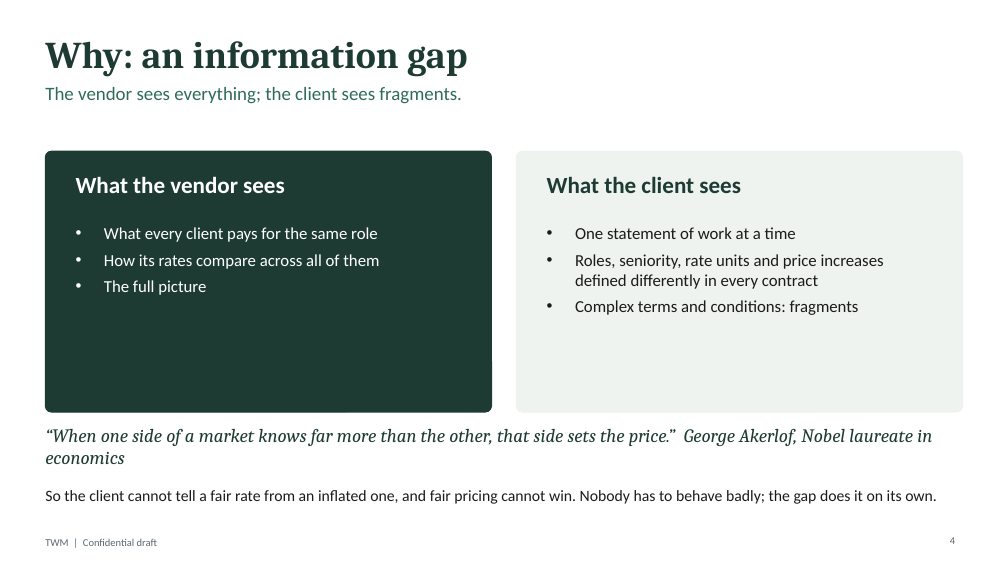
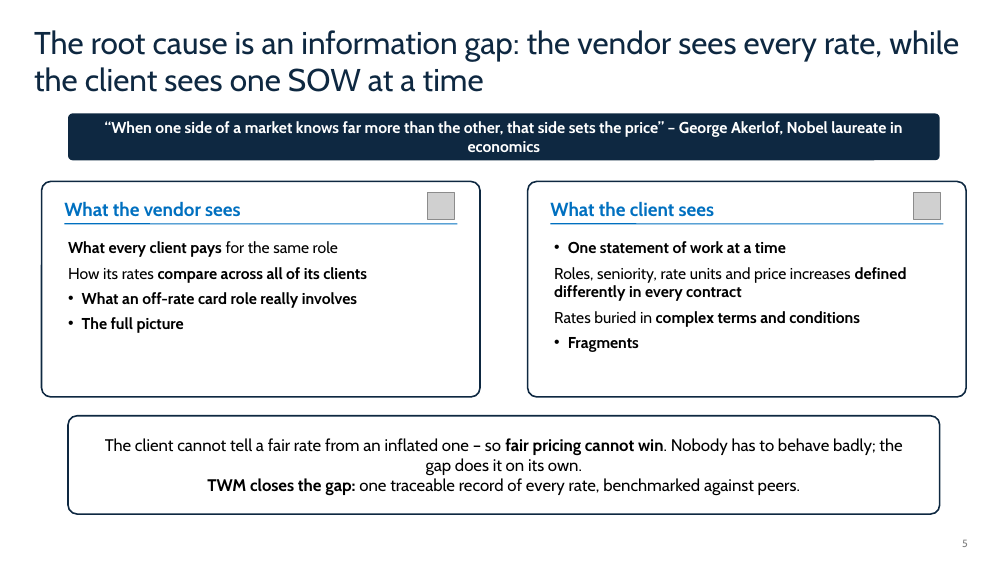
Before and after one commit to kylemac7807/twm-platform, a slide deck: slide 5 of docs/story/twm-pitch-deck.pptx (slide 4 before the commit). Drawn at 1008x567 pixels with LibreOffice and Linux fonts; fonts in the diff are those of the drawing; grey boxes stand for pictures. Boxes give left, top, right and bottom in pixels: in the first picture for what was removed or moved away, otherwise in the second. Text is boxed around its words. In the diff, an @@ line names an element or a change of style, - is before the commit and + after.

```diff
--- a/docs/story/twm-pitch-deck.pptx
+++ b/docs/story/twm-pitch-deck.pptx
@@ title "The root cause is an ..." at (34,30,959,92): vertical alignment middle to top @@
@@ title at (34,30,959,92): text changed; size 36 to 30 pt; font Cambria to Cabin; text colour #1E3B33 to #0E2841; bold off @@
-Why: an information gap
+The root cause is an information gap: the vendor sees every rate, while the client sees one SOW at a time
@@ text removed at (45,87,462,104) @@
-The vendor sees everything; the client sees fragments.
@@ rounded rectangle added at (68,113,940,160), fill #0E2841 @@
@@ text "“When one side of a ..." at (105,121,902,152): vertical alignment top to middle @@
@@ text at (105,121,902,152): text changed; size 18 to 15 pt; font Cambria to Cabin; text colour #1E3B33 to #FFFFFF; bold on; italic off @@
-“When one side of a market knows far more than the other, that side sets the price.” George Akerlof, Nobel laureate in economics
+“When one side of a market knows far more than the other, that side sets the price” – George Akerlof, Nobel laureate in economics
@@ rounded rectangle: place and size @@
-rounded rectangle at (45,151,492,412)
+rounded rectangle at (42,181,480,397)
@@ rounded rectangle at (42,181,480,397): fill #1E3B33 to none; outline #1E3B33 1 pt to #0E2841 1.5 pt; proportions changed @@
@@ text "What the vendor sees": place and size @@
-text "What the vendor sees" at (76,176,285,193)
+text "What the vendor sees" at (64,201,240,217)
@@ text "What the vendor sees" at (64,201,240,217): size 22 to 18 pt, font Calibri to Cabin, text colour #FFFFFF to #0070C0; vertical alignment top to bottom @@
@@ picture added at (427,192,454,219) @@
@@ rounded rectangle: place and size @@
-rounded rectangle at (516,151,963,412)
+rounded rectangle at (528,181,966,397)
@@ rounded rectangle at (528,181,966,397): fill #EEF3F0 to none; outline #EEF3F0 1 pt to #0E2841 1.5 pt; proportions changed @@
@@ text "What the client sees": place and size @@
-text "What the client sees" at (547,176,741,193)
+text "What the client sees" at (550,201,714,217)
@@ text "What the client sees" at (550,201,714,217): size 22 to 18 pt, font Calibri to Cabin, text colour #1E3B33 to #0070C0; vertical alignment top to bottom @@
@@ picture added at (913,192,941,219) @@
@@ line added from (64, 224) to (457, 224), #0070C0 1 pt @@
@@ text "What every client pays for ...": place and size @@
-text "What every client pays for ..." at (104,227,379,295)
+text "What every client pays for ..." at (68,241,367,333)
@@ line added from (551, 224) to (944, 224), #0070C0 1 pt @@
@@ text "One statement of work at ...": place and size @@
-text "One statement of work at ..." at (575,227,884,315)
+text "One statement of work at ..." at (554,241,907,352)
@@ text at (68,267,367,308): text changed; size 16 to 15 pt; font Calibri to Cabin; text colour #FFFFFF to #000000; bold on @@
-• How its rates compare across all of them
+• How its rates compare across all of its clients
+• What an off-rate card role really involves
@@ text at (68,241,338,333): size 16 to 15 pt, font Calibri to Cabin, text colour #FFFFFF to #000000 in "What every client pays for the same ...", "The full picture"; bold on in "What every client pays", "The full picture"; indent changed @@
@@ text at (554,241,907,301): size 16 to 15 pt, font Calibri to Cabin, text colour #1B1B1B to #000000 in "One statement of work at a time", "Roles, seniority, rate units and price increases ..."; bold on in "One statement of work at a time", "defined differently in every contract"; indent changed @@
@@ text at (554,311,860,352): text changed; size 16 to 15 pt; font Calibri to Cabin; text colour #1B1B1B to #000000; bold on @@
-• Complex terms and conditions: fragments
+• Rates buried in complex terms and conditions
+• Fragments
@@ rounded rectangle added at (68,416,940,514), outline #0E2841 1.5 pt @@
@@ text "The client cannot tell a ..." at (105,438,902,496): vertical alignment top to middle @@
@@ text at (105,438,902,496): text changed; size 15 to 16 pt; font Calibri to Cabin; text colour #1B1B1B to #000000 @@
-So the client cannot tell a fair rate from an inflated one, and fair pricing cannot win. Nobody has to behave badly; the gap does it on its own.
+The client cannot tell a fair rate from an inflated one – so fair pricing cannot win. Nobody has to behave badly; the gap does it on its own.
+TWM closes the gap: one traceable record of every rate, benchmarked against peers.
@@ text removed at (45,539,157,546) @@
-TWM | Confidential draft
@@ page number removed at (950,537,955,544) @@
-4
@@ page number added at (962,539,968,547), 10 pt, text #7F7F7F @@
+5
```
Also in this commit, not shown: 9 other slides changed, 18 slides added, 20 slides removed, 3 other files.
